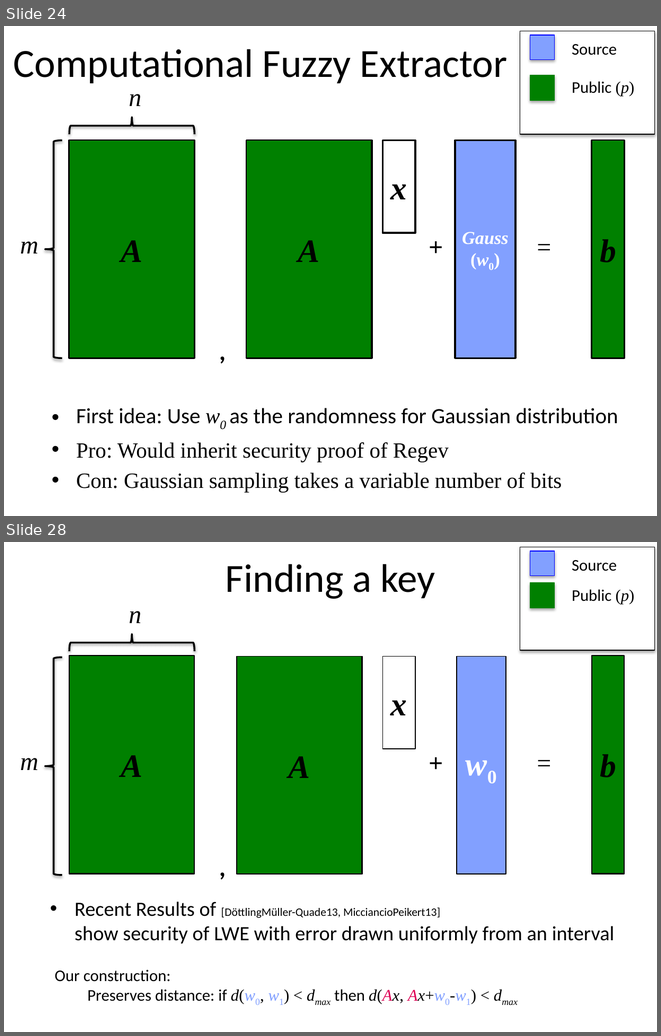
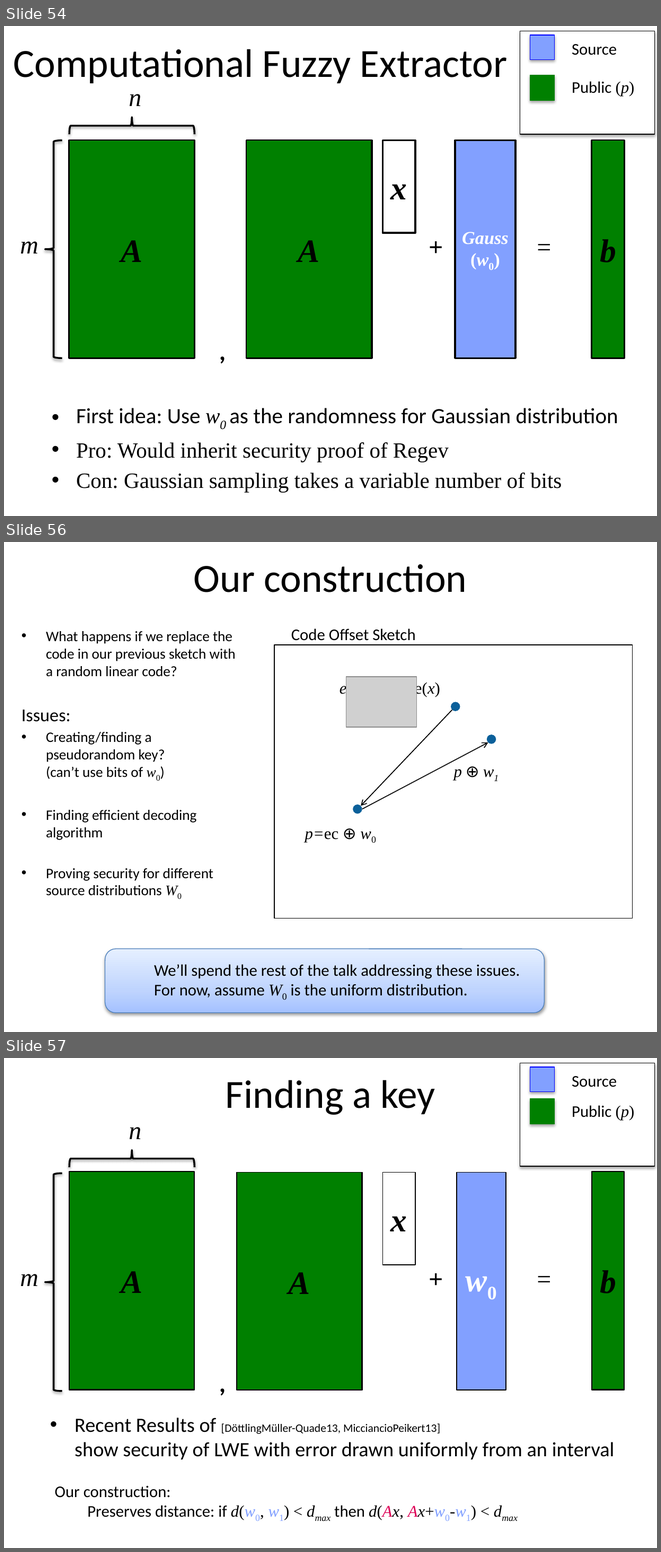
Before and after one commit to xianruimeng/comp-fuzzy-ext, a slide deck: ComputationalFuzzyExtractors.pptx. Shown one above the other, each under a label of ours: slides 24 and 28 before the commit, slides 54, 56 and 57 after it; the slides between them are not shown. The pictures are 661x1036 and 661x1552 pixels, drawn with LibreOffice and Linux fonts; fonts in the diff are those of the drawing; grey boxes stand for pictures. Boxes give left, top, right and bottom in pixels: in the first picture for what was removed or moved away, otherwise in the second. Text is boxed around its words. In the diff, an @@ line names an element or a change of style, - is before the commit and + after.

```diff
--- a/ComputationalFuzzyExtractors.pptx
+++ b/ComputationalFuzzyExtractors.pptx
@@ slide 56 added at [4,542,657,1032], background #FFFFFF @@
@@ title added at [194,564,467,592], 44 pt, text #000000 @@
+Our construction
@@ text added at [21,631,236,896], 16 pt, text #000000 @@
+• What happens if we replace the code in our previous sketch with a random linear code?
+Issues:
+• Creating/finding a pseudorandom key?
+  (can’t use bits of w0)
+• Finding efficient decoding algorithm
+• Proving security for different source distributions W0
@@ text added at [291,628,415,641], 18 pt, text #000000 @@
+Code Offset Sketch
@@ rectangle added at [274,645,632,918], outline #000000 1 pt @@
@@ text added at [339,681,440,697], 18 pt, text #000000 @@
+ec = Encode(x)
@@ picture added at [346,677,417,727] @@
@@ arrow added from (452, 710) to (361, 806), #000000 1 pt @@
@@ ellipse added at [451,702,460,711], fill #0B609A @@
@@ arrow added from (362, 809) to (488, 742), #000000 1 pt @@
@@ ellipse added at [486,734,496,744], fill #0B609A @@
@@ text added at [454,769,462,780], 18 pt, text #000000, italic @@
+p ⊕ w1
@@ ellipse added at [353,804,362,814], fill #0B609A @@
@@ text added at [305,831,338,842], 18 pt, text #000000 @@
+p=ec ⊕ w0
@@ rounded rectangle added at [105,949,545,1013], fill gradient #A4C4FF to #BFD4FF to #E6EEFF, outline #4B7EBC 0.75 pt, 18 pt, text #000000 @@
+  We’ll spend the rest of the talk addressing these issues.
+  For now, assume W0 is the uniform distribution.
@@ what was slide 24 is now slide 54 @@
@@ what was slide 28 is now slide 57 @@
```
Also in this commit, not shown: 12 slides changed, 16 other slides added.
